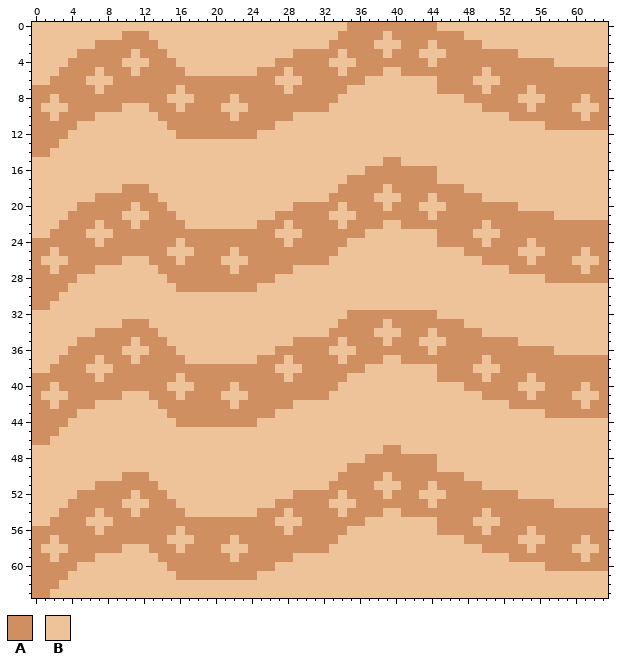
Pixel-art file: Sprites/dirt.aseprite. The picture above is the old version.
64x64 pixels, 1 frame.
Palette (. is transparent): A #cf8f60  B #eec39a
Pixels before (only the part around the change), first column x 0:
 0 BBBBBBBBBBBBBBBBBBBBBBBBBBBBBBBBBBBAAAAAAAAAABBBBBBBBBBBBBBBBBBB
 1 BBBBBBBBBBAAABBBBBBBBBBBBBBBBBBBBBAAAAABAAAAAAAABBBBBBBBBBBBBBBB
 2 BBBBBBBAAAAAAABBBBBBBBBBBBBBBBBBBAAAAABBBAAABAAAAABBBBBBBBBBBBBB
 3 BBBBBAAAAAABAAABBBBBBBBBBBBBBAAAAABAAAABAAABBBAAAAAAAABBBBBBBBBB
 4 BBBBAAAAAABBBAAABBBBBBBBBBBAAAAAABBBAAAAAAAABAAAAAAAAAAAAABBBBBB
 5 BBBAAAABAAABAAAAABBBBBBBBAAABAAAAABAAAABBAAAAAAAAABAAAAAAAAAAAAA
 6 BBAAAABBBAAAAAAAAAAAAAAAAAABBBAAAAAAABBBBBBBBAAAABBBAAAAAAAAAAAA
 7 AAAAAAABAAAAAAAABAAAAAAAAAAABAAAAAABBBBBBBBBBAAAAABAAAABAAAAAAAA
 8 AABAAAAAAAAAAAABBBAAAABAAAAAAAAAAABBBBBBBBBBBBBBAAAAAABBBAAAABAA
 9 ABBBAAAAAABBBAAABAAAABBBAAAAAAAAABBBBBBBBBBBBBBBBBAAAAABAAAABBBA
10 AABAAAABBBBBBBAAAAAAAABAAAAAABBBBBBBBBBBBBBBBBBBBBBBBAAAAAAAABAA
11 AAAAABBBBBBBBBBAAAAAAAAAAAABBBBBBBBBBBBBBBBBBBBBBBBBBBBBBAAAAAAA
12 AAAABBBBBBBBBBBBAAAAAAAAABBBBBBBBBBBBBBBBBBBBBBBBBBBBBBBBBBBBBBB
13 AAABBBBBBBBBBBBBBBBBBBBBBBBBBBBBBBBBBBBBBBBBBBBBBBBBBBBBBBBBBBBB
14 AABBBBBBBBBBBBBBBBBBBBBBBBBBBBBBBBBBBBBBBBBBBBBBBBBBBBBBBBBBBBBB
15 BBBBBBBBBBBBBBBBBBBBBBBBBBBBBBBBBBBBBBBAABBBBBBBBBBBBBBBBBBBBBBB
16 BBBBBBBBBBBBBBBBBBBBBBBBBBBBBBBBBBBBBAAAAAAAABBBBBBBBBBBBBBBBBBB
17 BBBBBBBBBBBBBBBBBBBBBBBBBBBBBBBBBBBAAAAAAAAAABBBBBBBBBBBBBBBBBBB
18 BBBBBBBBBBAAABBBBBBBBBBBBBBBBBBBBBAAAAABAAAAAAAABBBBBBBBBBBBBBBB
19 BBBBBBBAAAAAAABBBBBBBBBBBBBBBBBBBAAAAABBBAAABAAAAABBBBBBBBBBBBBB
20 BBBBBAAAAAABAAABBBBBBBBBBBBBBAAAAABAAAABAAABBBAAAAAAAABBBBBBBBBB
21 BBBBAAAAAABBBAAABBBBBBBBBBBAAAAAABBBAAAAAAAABAAAAAAAAAAAAABBBBBB
22 BBBAAAABAAABAAAAABBBBBBBBAAABAAAAABAAAABBAAAAAAAAABAAAAAAAAAAAAA
23 BBAAAABBBAAAAAAAAAAAAAAAAAABBBAAAAAAABBBBBBBBAAAABBBAAAAAAAAAAAA
24 AAAAAAABAAAAAAAABAAAAAAAAAAABAAAAAABBBBBBBBBBAAAAABAAAABAAAAAAAA
25 AABAAAAAAAAAAAABBBAAAABAAAAAAAAAAABBBBBBBBBBBBBBAAAAAABBBAAAABAA
26 ABBBAAAAAABBBAAABAAAABBBAAAAAAAAABBBBBBBBBBBBBBBBBAAAAABAAAABBBA
27 AABAAAABBBBBBBAAAAAAAABAAAAAABBBBBBBBBBBBBBBBBBBBBBBBAAAAAAAABAA
28 AAAAABBBBBBBBBBAAAAAAAAAAAABBBBBBBBBBBBBBBBBBBBBBBBBBBBBBAAAAAAA
29 AAAABBBBBBBBBBBBAAAAAAAAABBBBBBBBBBBBBBBBBBBBBBBBBBBBBBBBBBBBBBB
30 AAABBBBBBBBBBBBBBBBBBBBBBBBBBBBBBBBBBBBBBBBBBBBBBBBBBBBBBBBBBBBB
31 AABBBBBBBBBBBBBBBBBBBBBBBBBBBBBBBBBBBBBBBBBBBBBBBBBBBBBBBBBBBBBB
32 BBBBBBBBBBBBBBBBBBBBBBBBBBBBBBBBBBBAAAAAAAAAABBBBBBBBBBBBBBBBBBB
33 BBBBBBBBBBAAABBBBBBBBBBBBBBBBBBBBBAAAAABAAAAAAAABBBBBBBBBBBBBBBB
34 BBBBBBBAAAAAAABBBBBBBBBBBBBBBBBBBAAAAABBBAAABAAAAABBBBBBBBBBBBBB
35 BBBBBAAAAAABAAABBBBBBBBBBBBBBAAAAABAAAABAAABBBAAAAAAAABBBBBBBBBB
36 BBBBAAAAAABBBAAABBBBBBBBBBBAAAAAABBBAAAAAAAABAAAAAAAAAAAAABBBBBB
37 BBBAAAABAAABAAAAABBBBBBBBAAABAAAAABAAAABBAAAAAAAAABAAAAAAAAAAAAA
38 BBAAAABBBAAAAAAAAAAAAAAAAAABBBAAAAAAABBBBBBBBAAAABBBAAAAAAAAAAAA
39 AAAAAAABAAAAAAAABAAAAAAAAAAABAAAAAABBBBBBBBBBAAAAABAAAABAAAAAAAA
40 AABAAAAAAAAAAAABBBAAAABAAAAAAAAAAABBBBBBBBBBBBBBAAAAAABBBAAAABAA
41 ABBBAAAAAABBBAAABAAAABBBAAAAAAAAABBBBBBBBBBBBBBBBBAAAAABAAAABBBA
42 AABAAAABBBBBBBAAAAAAAABAAAAAABBBBBBBBBBBBBBBBBBBBBBBBAAAAAAAABAA
43 AAAAABBBBBBBBBBAAAAAAAAAAAABBBBBBBBBBBBBBBBBBBBBBBBBBBBBBAAAAAAA
44 AAAABBBBBBBBBBBBAAAAAAAAABBBBBBBBBBBBBBBBBBBBBBBBBBBBBBBBBBBBBBB
45 AAABBBBBBBBBBBBBBBBBBBBBBBBBBBBBBBBBBBBBBBBBBBBBBBBBBBBBBBBBBBBB
46 AABBBBBBBBBBBBBBBBBBBBBBBBBBBBBBBBBBBBBBBBBBBBBBBBBBBBBBBBBBBBBB
47 BBBBBBBBBBBBBBBBBBBBBBBBBBBBBBBBBBBBBBBAABBBBBBBBBBBBBBBBBBBBBBB
48 BBBBBBBBBBBBBBBBBBBBBBBBBBBBBBBBBBBBBAAAAAAAABBBBBBBBBBBBBBBBBBB
49 BBBBBBBBBBBBBBBBBBBBBBBBBBBBBBBBBBBAAAAAAAAAABBBBBBBBBBBBBBBBBBB
50 BBBBBBBBBBAAABBBBBBBBBBBBBBBBBBBBBAAAAABAAAAAAAABBBBBBBBBBBBBBBB
51 BBBBBBBAAAAAAABBBBBBBBBBBBBBBBBBBAAAAABBBAAABAAAAABBBBBBBBBBBBBB
52 BBBBBAAAAAABAAABBBBBBBBBBBBBBAAAAABAAAABAAABBBAAAAAAAABBBBBBBBBB
53 BBBBAAAAAABBBAAABBBBBBBBBBBAAAAAABBBAAAAAAAABAAAAAAAAAAAAABBBBBB
54 BBBAAAABAAABAAAAABBBBBBBBAAABAAAAABAAAABBAAAAAAAAABAAAAAAAAAAAAA
55 BBAAAABBBAAAAAAAAAAAAAAAAAABBBAAAAAAABBBBBBBBAAAABBBAAAAAAAAAAAA
56 AAAAAAABAAAAAAAABAAAAAAAAAAABAAAAAABBBBBBBBBBAAAAABAAAABAAAAAAAA
57 AABAAAAAAAAAAAABBBAAAABAAAAAAAAAAABBBBBBBBBBBBBBAAAAAABBBAAAABAA
58 ABBBAAAAAABBBAAABAAAABBBAAAAAAAAABBBBBBBBBBBBBBBBBAAAAABAAAABBBA
59 AABAAAABBBBBBBAAAAAAAABAAAAAABBBBBBBBBBBBBBBBBBBBBBBBAAAAAAAABAA
60 AAAAABBBBBBBBBBAAAAAAAAAAAABBBBBBBBBBBBBBBBBBBBBBBBBBBBBBAAAAAAA
61 AAAABBBBBBBBBBBBAAAAAAAAABBBBBBBBBBBBBBBBBBBBBBBBBBBBBBBBBBBBBBB
62 AAABBBBBBBBBBBBBBBBBBBBBBBBBBBBBBBBBBBBBBBBBBBBBBBBBBBBBBBBBBBBB
63 AABBBBBBBBBBBBBBBBBBBBBBBBBBBBBBBBBBBBBBBBBBBBBBBBBBBBBBBBBBBBBB
After:
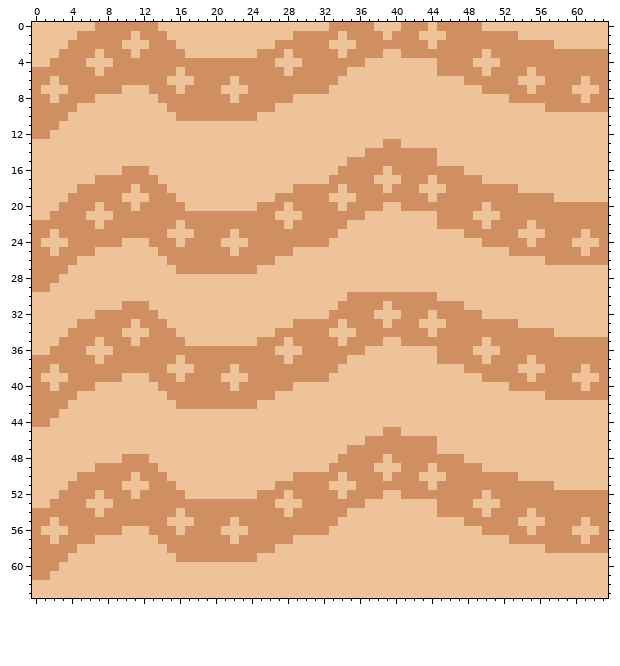
Diff:
Changed rows in their new state; - is an unchanged pixel.
first column x 0:
 0 -------AAAAAAA-------------------AA---BBB---BAAAAA--------------
 1 -----AAAAA-B-AA--------------AAAAAB--------BBB--AAAAAA----------
 2 ----AAA---BBB-AA-----------AAAAAABBB--AAA---------AAAAAAAA------
 3 ---AA--B-------AA--------AAA------------B--AAA----B---AAAAAAAAAA
 4 --AA--BBB-AAA---AAAAAAAAAAABBB---AAA-BBBBBBB-----BBB------AAAAAA
 5 AAA--------A----BAAAAAAAA---------ABBBB--BBBB----------B--------
 6 AAB---AAA------BBB----B----AAA----BBB--------BBB-AAA--BBB----B--
 7 -BBB---A--BBB--------BBB----A----BB----------BBBBBA---------BBB-
 8 -------BBBBBBB-AAA-----------BBBBB--------------BBBBB-AAA-------
 9 -AAA-BBBBB---BB-A----AAA---BBBBBB-----------------BBBBB-B---AAA-
10 --A-BBB-------BB------A--BBBB------------------------BBBBBBBB-BB
11 ---BB----------BBBBBBBBBBBB------------------------------BBBBBBB
12 --BB------------BBBBBBBBB---------------------------------------
13 BBB------------------------------------AA-----------------------
14 BB-----------------------------------AAAAAAAA-------------------
15 -----------------------------------AAAA--AAAA-------------------
16 ----------AAA---------------------AAA--B-----AAA----------------
17 -------AAAAAAA-------------------AA---BBB---BAAAAA--------------
18 -----AAAAA-B-AA--------------AAAAAB--------BBB--AAAAAA----------
19 ----AAA---BBB-AA-----------AAAAAABBB--AAA---------AAAAAAAA------
20 ---AA--B-------AA--------AAA------------B--AAA----B---AAAAAAAAAA
21 --AA--BBB-AAA---AAAAAAAAAAABBB---AAA-BBBBBBB-----BBB------AAAAAA
22 AAA--------A----BAAAAAAAA---------ABBBB--BBBB----------B--------
23 AAB---AAA------BBB----B----AAA----BBB--------BBB-AAA--BBB----B--
24 -BBB---A--BBB--------BBB----A----BB----------BBBBBA---------BBB-
25 -------BBBBBBB-AAA-----------BBBBB--------------BBBBB-AAA-------
26 -AAA-BBBBB---BB-A----AAA---BBBBBB-----------------BBBBB-B---AAA-
27 --A-BBB-------BB------A--BBBB------------------------BBBBBBBB-BB
28 ---BB----------BBBBBBBBBBBB------------------------------BBBBBBB
29 --BB------------BBBBBBBBB---------------------------------------
30 BBB--------------------------------AAAAAAAAAA-------------------
31 BB--------AAA---------------------AAAAA-AAAAAAAA----------------
32 -------AAAAAAA-------------------AA---BBB---BAAAAA--------------
33 -----AAAAA-B-AA--------------AAAAAB--------BBB--AAAAAA----------
34 ----AAA---BBB-AA-----------AAAAAABBB--AAA---------AAAAAAAA------
35 ---AA--B-------AA--------AAA------------B--AAA----B---AAAAAAAAAA
36 --AA--BBB-AAA---AAAAAAAAAAABBB---AAA-BBBBBBB-----BBB------AAAAAA
37 AAA--------A----BAAAAAAAA---------ABBBB--BBBB----------B--------
38 AAB---AAA------BBB----B----AAA----BBB--------BBB-AAA--BBB----B--
39 -BBB---A--BBB--------BBB----A----BB----------BBBBBA---------BBB-
40 -------BBBBBBB-AAA-----------BBBBB--------------BBBBB-AAA-------
41 -AAA-BBBBB---BB-A----AAA---BBBBBB-----------------BBBBB-B---AAA-
42 --A-BBB-------BB------A--BBBB------------------------BBBBBBBB-BB
43 ---BB----------BBBBBBBBBBBB------------------------------BBBBBBB
44 --BB------------BBBBBBBBB---------------------------------------
45 BBB------------------------------------AA-----------------------
46 BB-----------------------------------AAAAAAAA-------------------
47 -----------------------------------AAAA--AAAA-------------------
48 ----------AAA---------------------AAA--B-----AAA----------------
49 -------AAAAAAA-------------------AA---BBB---BAAAAA--------------
50 -----AAAAA-B-AA--------------AAAAAB--------BBB--AAAAAA----------
51 ----AAA---BBB-AA-----------AAAAAABBB--AAA---------AAAAAAAA------
52 ---AA--B-------AA--------AAA------------B--AAA----B---AAAAAAAAAA
53 --AA--BBB-AAA---AAAAAAAAAAABBB---AAA-BBBBBBB-----BBB------AAAAAA
54 AAA--------A----BAAAAAAAA---------ABBBB--BBBB----------B--------
55 AAB---AAA------BBB----B----AAA----BBB--------BBB-AAA--BBB----B--
56 -BBB---A--BBB--------BBB----A----BB----------BBBBBA---------BBB-
57 -------BBBBBBB-AAA-----------BBBBB--------------BBBBB-AAA-------
58 -AAA-BBBBB---BB-A----AAA---BBBBBB-----------------BBBBB-B---AAA-
59 --A-BBB-------BB------A--BBBB------------------------BBBBBBBB-BB
60 ---BB----------BBBBBBBBBBBB------------------------------BBBBBBB
61 --BB------------BBBBBBBBB---------------------------------------
62 BBB-------------------------------------------------------------
63 BB--------------------------------------------------------------
Changed places in both pictures, as pixel boxes (x1, y1, x2, y2):
changed: (32, 22, 608, 598)
